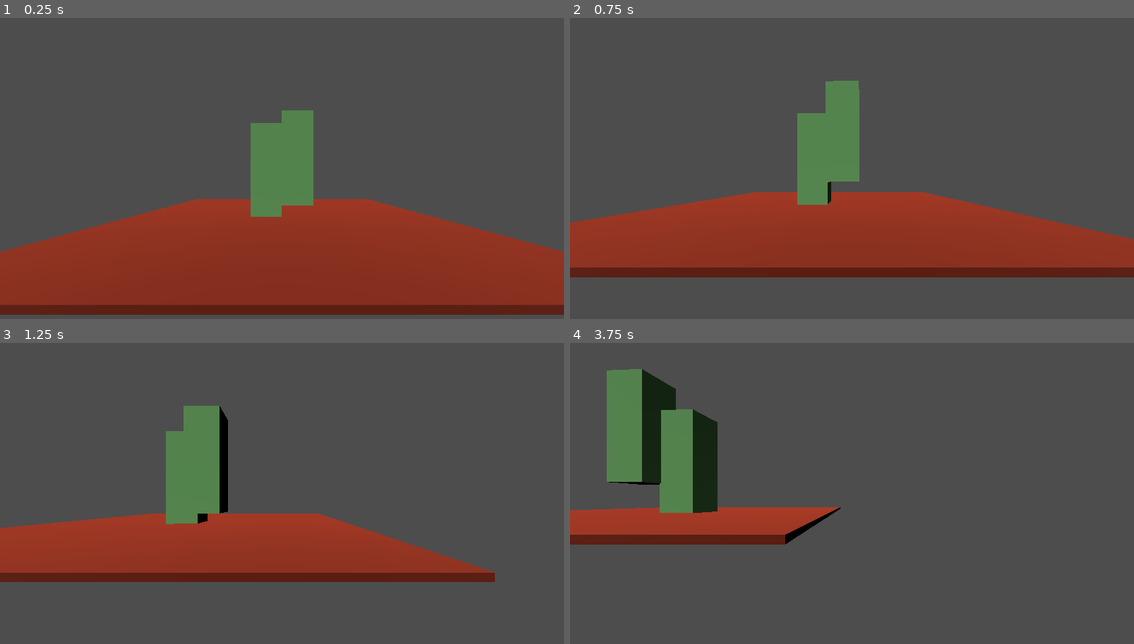
Above: before the commit, frames 1-4 (two rows, left to right).
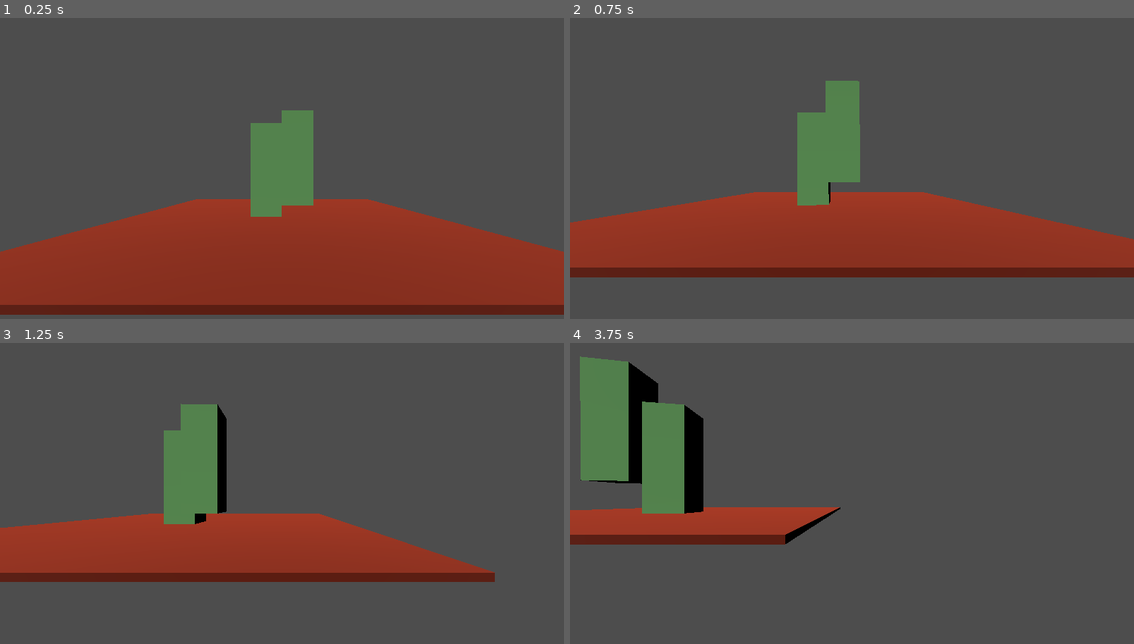
Above: after the commit, the same moments.

Repository: jjrreett/tars
Game: Godot game, scene res://box.tscn
The game is run twice, just before and just after one commit, with the same random seed, the same clock (stepped at 60 frames per second) and the same inputs.
Inputs (mouse positions are in pixels of both pictures, inside the frame that each line leads up to):
- Up to frame 1 (0.25 s): no input
- Up to frame 2 (0.75 s): tap Enter at 0.5 s; move the mouse to (976, 159) at 0.52 s; hold D from 0.53 s (still down); tap Q at 0.6 s; click (976, 159) at 0.67 s
- Up to frame 3 (1.25 s): keep holding D
- Up to frame 4 (3.75 s): release D at 1.25 s; drag from (739, 517) to (823, 565) at 1.27 s; move the mouse to (908, 430) at 2.02 s; hold D 2.03-2.75 s; tap Shift at 2.1 s; drag from (823, 565) to (682, 454) at 2.77 s; move the mouse to (1021, 547) at 3.52 s; hold A from 3.53 s (still down); tap Q at 3.6 s

Frame 1 is identical in both runs. In frame 2, less than 0.1% of the frame differs, in the area x 40-52%, y 20-63%; in frame 3, 0.4%; in frame 4, 6.7%, in the area x 1-27%, y 4-57%.

Commit message:
Make target pos relitive to inital position

Diff:
--- a/Generic6DOFJoint3D.gd
+++ b/Generic6DOFJoint3D.gd
@@ -2,7 +2,9 @@
 
 var body_a
 var body_b
-var target_position = Vector3(2, 1, 0)
+var initial_pos
+
+var target_position = Vector3(0, 1, 0)
 var max_velocity = 2.0
 var max_force = 100.0
 var time = 0.0
@@ -11,18 +13,20 @@
 	body_a = get_node(node_a) as RigidBody3D
 	body_b = get_node(node_b) as RigidBody3D
 
+	initial_pos = body_b.transform.origin - body_a.transform.origin
+
 func _physics_process(delta):
 	time += delta
-	var delta_pos = body_b.transform.origin - body_a.transform.origin
+	var delta_pos = (body_b.transform.origin - body_a.transform.origin) - initial_pos
 	var delta_vel = body_b.linear_velocity - body_a.linear_velocity
 
 	# Update the target position every second to go up and down
-	if int(time) % 2 == 0:
-		target_position = Vector3(1, 1, 0)
-	else:
-		target_position = Vector3(1, -1, 0)
-
-	target_position = Vector3(1, cos(time), sin(time))
+	#if int(time) % 2 == 0:
+		#target_position = Vector3(1, 1, 0)
+	#else:
+		#target_position = Vector3(1, -1, 0)
+	#
+	target_position = Vector3(0, cos(time), sin(time))
 
 	# Calculate the desired velocity to reach the target position
 	var position_error = target_position - delta_pos
--- a/box.tscn
+++ b/box.tscn
@@ -9,8 +9,15 @@
 [sub_resource type="BoxMesh" id="BoxMesh_4rd3p"]
 material = SubResource("StandardMaterial3D_46j36")
 
+[sub_resource type="PhysicsMaterial" id="PhysicsMaterial_2xjyb"]
+friction = 4.15
+rough = true
+absorbent = true
+
 [sub_resource type="ConcavePolygonShape3D" id="ConcavePolygonShape3D_efc8r"]
 data = PackedVector3Array(-0.5, 0.5, 0.5, 0.5, 0.5, 0.5, -0.5, -0.5, 0.5, 0.5, 0.5, 0.5, 0.5, -0.5, 0.5, -0.5, -0.5, 0. …(500 unchanged characters)…
+
+[sub_resource type="PhysicsMaterial" id="PhysicsMaterial_vodot"]
 
 [sub_resource type="StandardMaterial3D" id="StandardMaterial3D_j8qb3"]
 albedo_color = Color(0.476119, 0.752672, 0.439908, 1)
@@ -20,6 +27,8 @@
 
 [sub_resource type="BoxShape3D" id="BoxShape3D_d2hfr"]
 size = Vector3(1, 3, 1)
+
+[sub_resource type="PhysicsMaterial" id="PhysicsMaterial_3qldm"]
 
 [sub_resource type="BoxShape3D" id="BoxShape3D_j8wgx"]
 size = Vector3(1, 3, 1)
@@ -38,12 +47,14 @@
 mesh = SubResource("BoxMesh_4rd3p")
 
 [node name="StaticBody3D" type="StaticBody3D" parent="floor"]
+physics_material_override = SubResource("PhysicsMaterial_2xjyb")
 
 [node name="CollisionShape3D" type="CollisionShape3D" parent="floor/StaticBody3D"]
 shape = SubResource("ConcavePolygonShape3D_efc8r")
 
 [node name="Static" type="RigidBody3D" parent="."]
 transform = Transform3D(1, 0, 0, 0, 1, 0, 0, 0, 1, -0.5, 2, 0)
+physics_material_override = SubResource("PhysicsMaterial_vodot")
 
 [node name="MeshInstance3D" type="MeshInstance3D" parent="Static"]
 transform = Transform3D(1, 0, 0, 0, 3, 0, 0, 0, 1, 0, 0, 0)
@@ -54,6 +65,7 @@
 
 [node name="dynamic" type="RigidBody3D" parent="."]
 transform = Transform3D(1, 0, 0, 0, 1, 0, 0, 0, 1, 0.5, 2, 0)
+physics_material_override = SubResource("PhysicsMaterial_3qldm")
 
 [node name="MeshInstance3D" type="MeshInstance3D" parent="dynamic"]
 transform = Transform3D(1, 0, 0, 0, 3, 0, 0, 0, 1, 0, 0, 0)
Not shown: 1 places in box.tscn that only renumber resources
